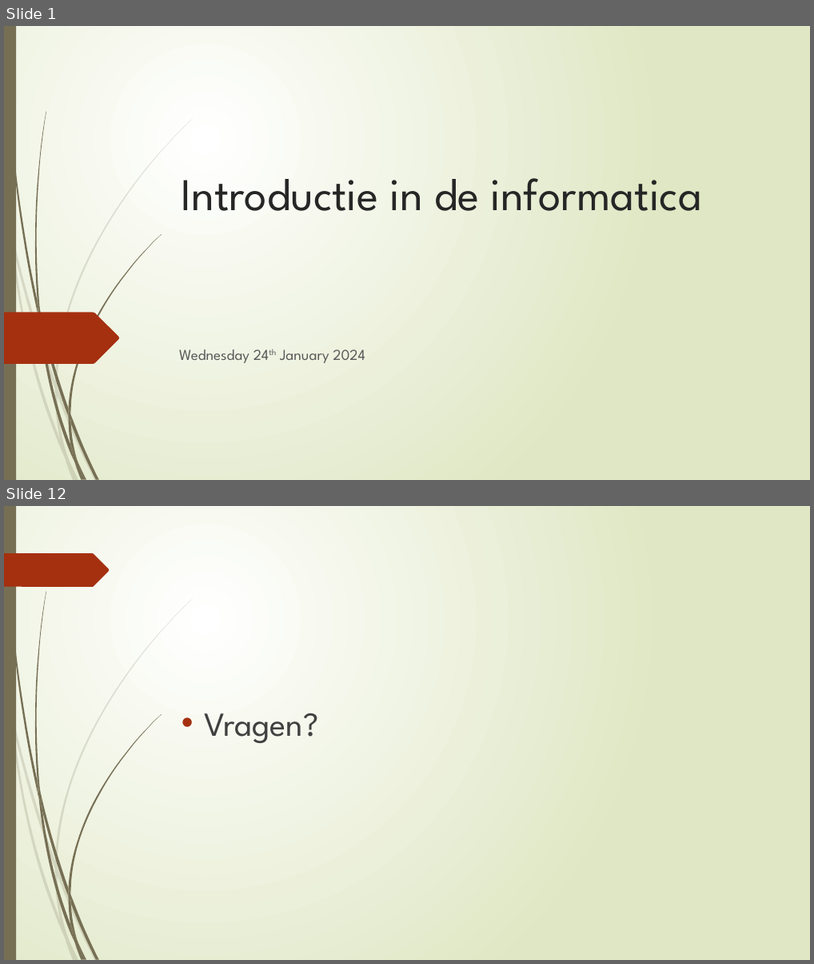
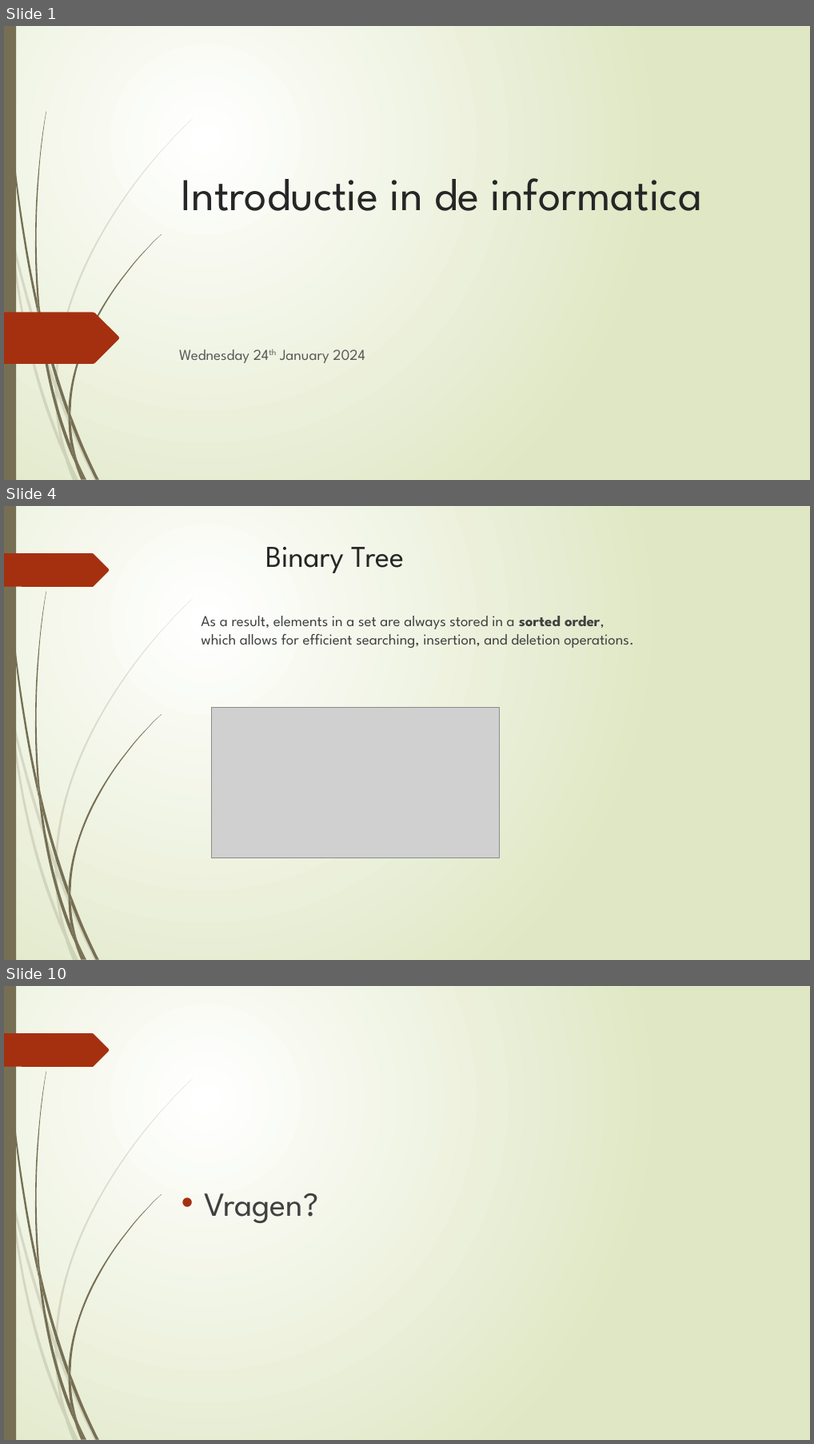
Before and after one commit to widjesh/Inleiding-in-de-Informatica, a slide deck: slides/24th Jan 2024.pptx. Shown one above the other, each under a label of ours: slides 1 and 12 before the commit, slides 1, 4 and 10 after it; the slides between them are not shown. The pictures are 814x964 and 814x1444 pixels, drawn with LibreOffice and Linux fonts; fonts in the diff are those of the drawing; grey boxes stand for pictures. Boxes give left, top, right and bottom in pixels: in the first picture for what was removed or moved away, otherwise in the second. Text is boxed around its words. In the diff, an @@ line names an element or a change of style, - is before the commit and + after.

```diff
--- a/slides/24th Jan 2024.pptx
+++ b/slides/24th Jan 2024.pptx
@@ slide 4 added at bbox=[4, 506, 810, 960], background gradient #FFFFFF to #DFE8C4; not listed: 24 template elements that a slide beside it also shows @@
@@ title added at bbox=[266, 547, 404, 573], 36 pt, text #262626 @@
+Binary Tree
@@ text added at bbox=[201, 616, 634, 648], 18 pt, text #404040 @@
+As a result, elements in a set are always stored in a sorted order, which allows for efficient searching, insertion, and deletion operations.
@@ picture added at bbox=[211, 707, 499, 857] @@
@@ what was slide 12 is now slide 10 @@
```
Also in this commit, not shown: 7 other slides added, 10 slides removed.
